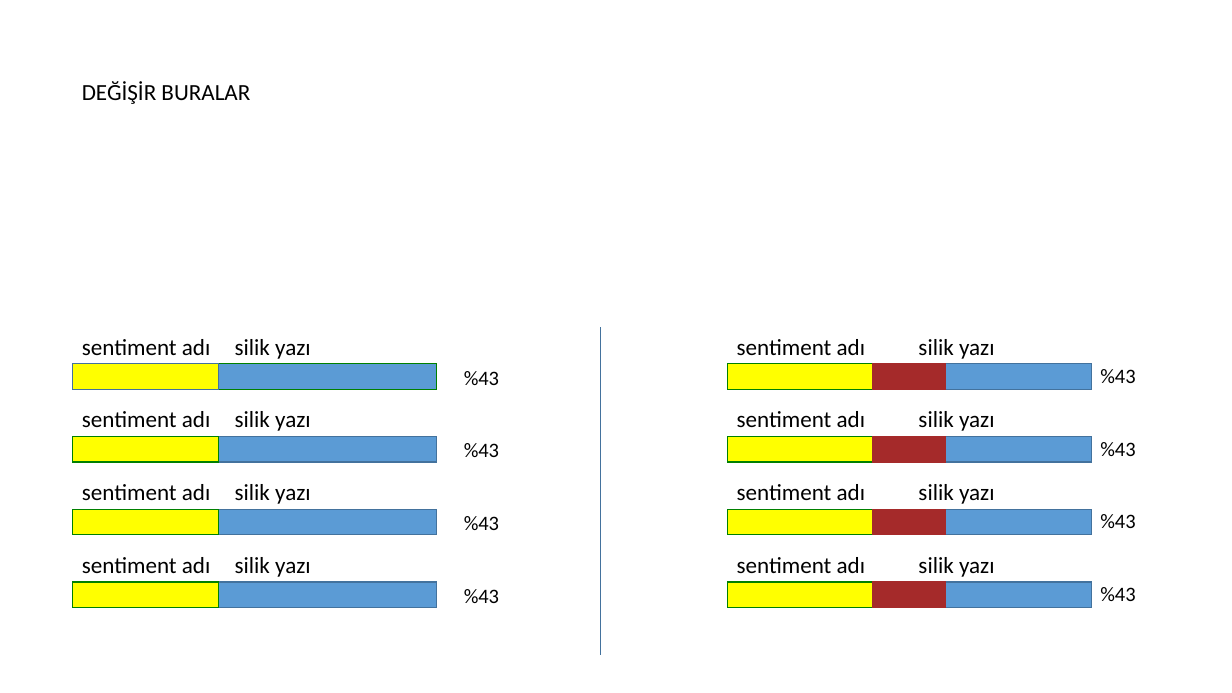
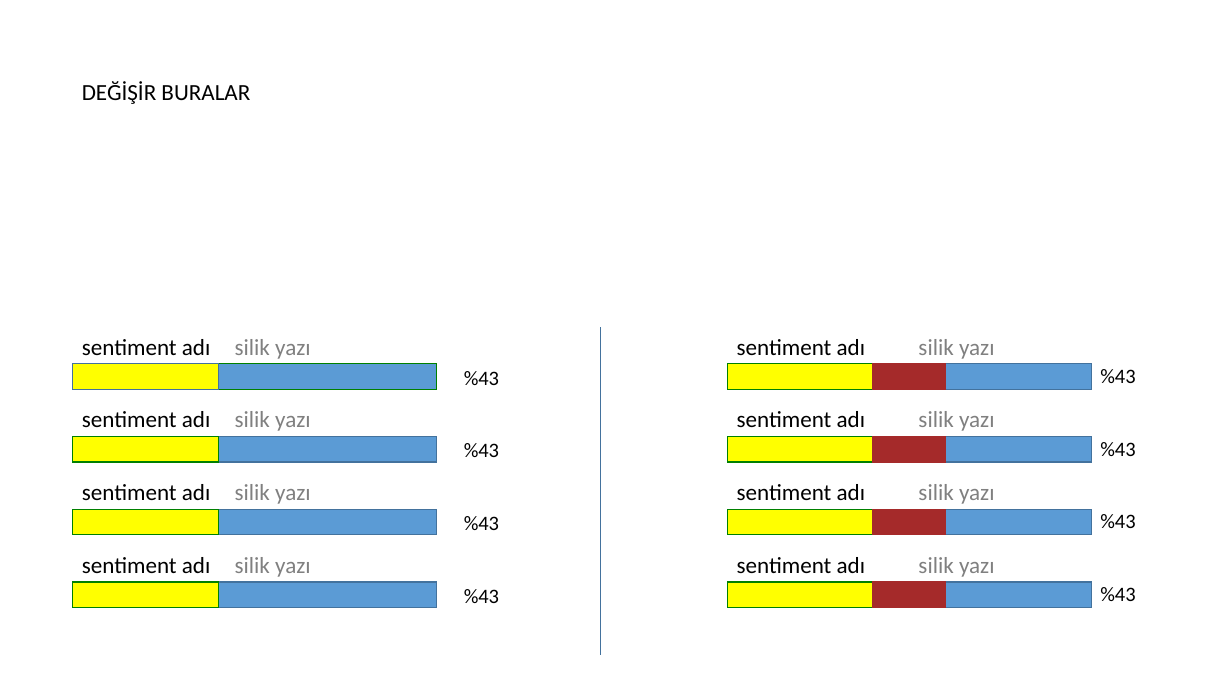
Before and after one commit to cagrimate/gembox-presentation, a slide deck: slide 2 of gemPpt/gemPpt/Created Chart.pptx. Drawn at 1232x693 pixels with LibreOffice and Linux fonts; fonts in the diff are those of the drawing. Boxes give left, top, right and bottom in pixels: in the first picture for what was removed or moved away, otherwise in the second. Text is boxed around its words. In the diff, an @@ line names an element or a change of style, - is before the commit and + after.

```diff
--- a/gemPpt/gemPpt/Created Chart.pptx
+++ b/gemPpt/gemPpt/Created Chart.pptx
@@ text colour #000000 to #808080 in 8 elements at box(235, 339, 311, 359), box(235, 411, 311, 431), box(235, 484, 311, 504), box(235, 557, 311, 577), box(918, 339, 995, 359), box(918, 411, 995, 431), box(918, 484, 995, 504), box(918, 557, 995, 577) @@
```
Also in this commit, not shown: 7 other files.
